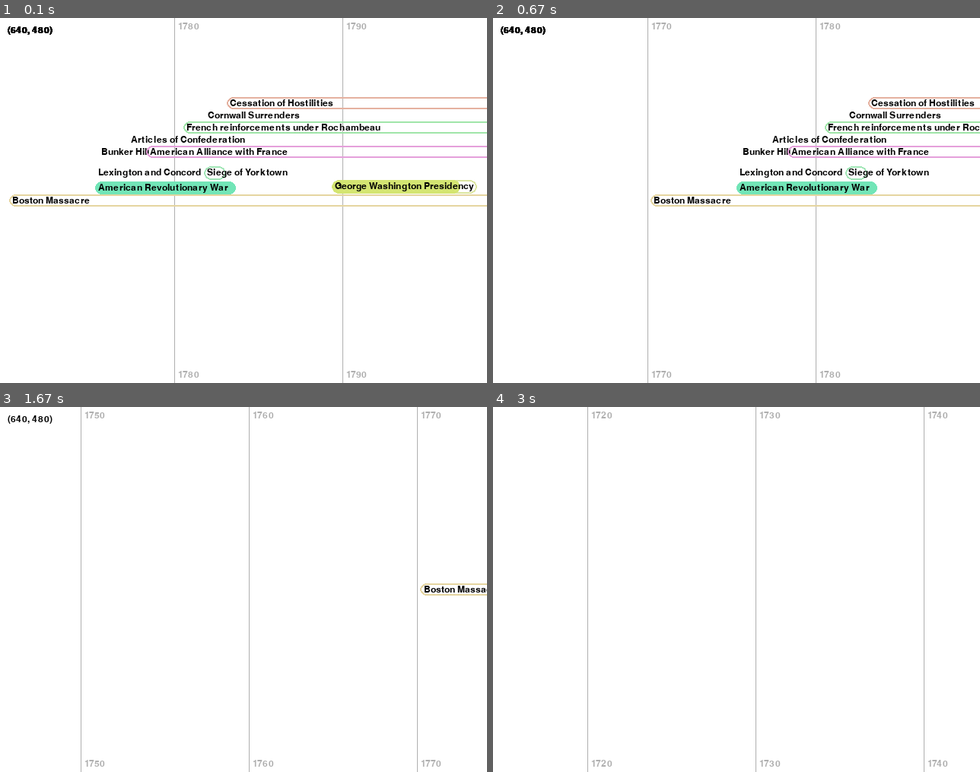
Above: before the commit, frames 1-4 (two rows, left to right).
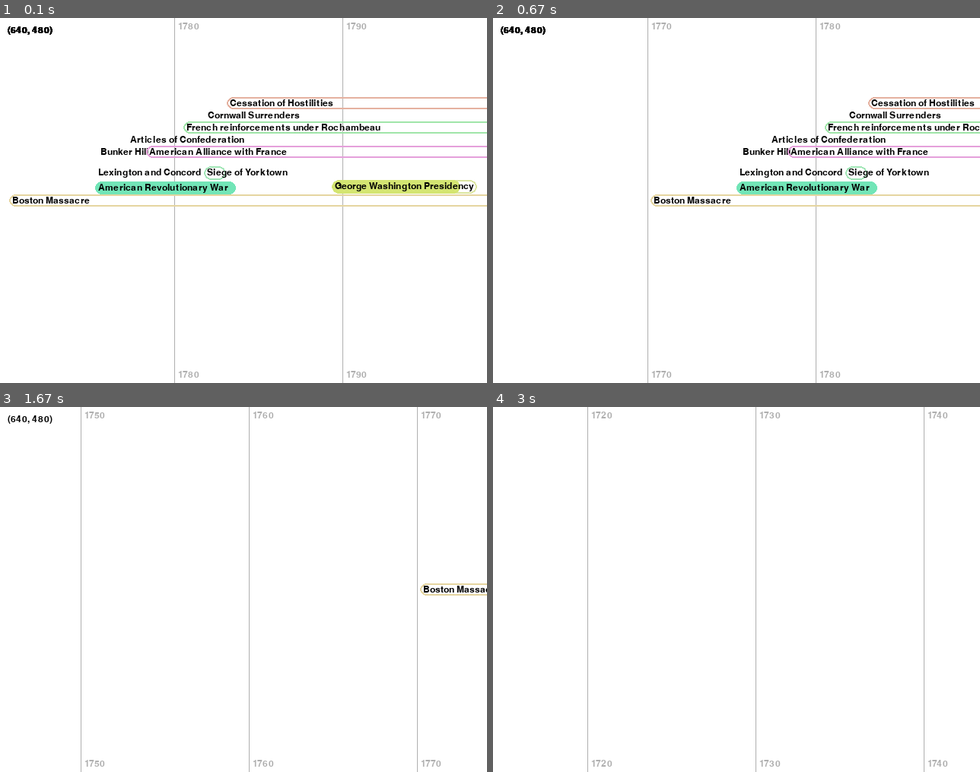
Above: after the commit, the same moments.

Repository: ThatIsAUsername/timeline
Game: pygame game, started from timelines.py
Two runs of this game, one before a commit and one after it. Both use one fixed random seed, a clock stepped at 60 frames per second and the inputs below.
Inputs (mouse positions are in pixels of both pictures, inside the frame that each line leads up to):
- Up to frame 1 (0.1 s): no input
- Up to frame 2 (0.67 s): press the mouse at (619, 204) at 0.37 s; move the mouse to (702, 240) at 0.47 s; release the mouse at (785, 280) at 0.6 s
- Up to frame 3 (1.67 s): press the mouse at (126, 593) at 0.7 s; move the mouse to (102, 549) at 0.8 s; release the mouse at (77, 501) at 0.93 s; press the mouse at (126, 593) at 1.03 s; move the mouse to (248, 618) at 1.13 s; release the mouse at (370, 647) at 1.27 s; press the mouse at (126, 593) at 1.37 s; move the mouse to (160, 618) at 1.47 s; release the mouse at (194, 647) at 1.6 s
- Up to frame 4 (3 s): press the mouse at (619, 593) at 1.7 s; move the mouse to (673, 615) at 1.8 s; release the mouse at (731, 640) at 1.93 s; press the mouse at (619, 593) at 2.03 s; move the mouse to (731, 563) at 2.13 s; release the mouse at (848, 534) at 2.27 s; press the mouse at (619, 593) at 2.37 s; move the mouse to (639, 531) at 2.47 s; release the mouse at (658, 472) at 2.6 s; press the mouse at (619, 593) at 2.7 s; move the mouse to (702, 563) at 2.8 s; release the mouse at (785, 534) at 2.93 s

The runs differ from the first frame. In frame 1, 0.7% of the frame differs, in the area x 20-60%, y 32-38%; in frame 2, 0.6%; in frame 3, 0.1%; in frame 4, nothing differs.

Commit message:
Corrected drawing of records with overlapping start/end references.

Diff:
--- a/data_types/timeview.py
+++ b/data_types/timeview.py
@@ -225,7 +225,7 @@
             label_surf = font.render(rec.name, antialias, color.BLACK)
             lw, lh = label_surf.get_size()
             label_rect = pygame.rect.Rect((0, 0), (xee-xss, lh+4))  # build a rect around the whole rendered record.
-            label_rect.midleft = (xse+2, height/2)  # Start by horizontally centering all labels.
+            label_rect.midleft = (xss, height/2)  # Start by horizontally centering all labels.
             label_rect.width = max(label_rect.width, label_surf.get_size()[0])
             label_infos.append(LabelInfo(id=rec.id, x_vals=[xss, xse, xes, xee], label_surf=label_surf, label_rect=label_rect))
 
@@ -253,14 +253,17 @@
                              )
 
             # Draw a filled area showing the time during which the event was occurring (start.max to end.min).
-            pygame.draw.rect(surface=surf,
-                             color=bgc,
-                             rect=(xse, lr.top, xes-xse, lr.height),
-                             border_radius=int(lr.height/2),
-                             )
+            if xse <= xes:
+                pygame.draw.rect(surface=surf,
+                                 color=bgc,
+                                 rect=(xse, lr.top, xes-xse, lr.height),
+                                 border_radius=int(lr.height/2),
+                                 # width=1
+                                 )
 
             # EventRecord's name.
-            surf.blit(li.label_surf, (li.label_rect.x+2, li.label_rect.y+2))
+            label_x = xse+4 if xse <= xes else xss+4
+            surf.blit(li.label_surf, (label_x, li.label_rect.y+2))
 
             # Draw current resolution
             font = pgm.get_font()
